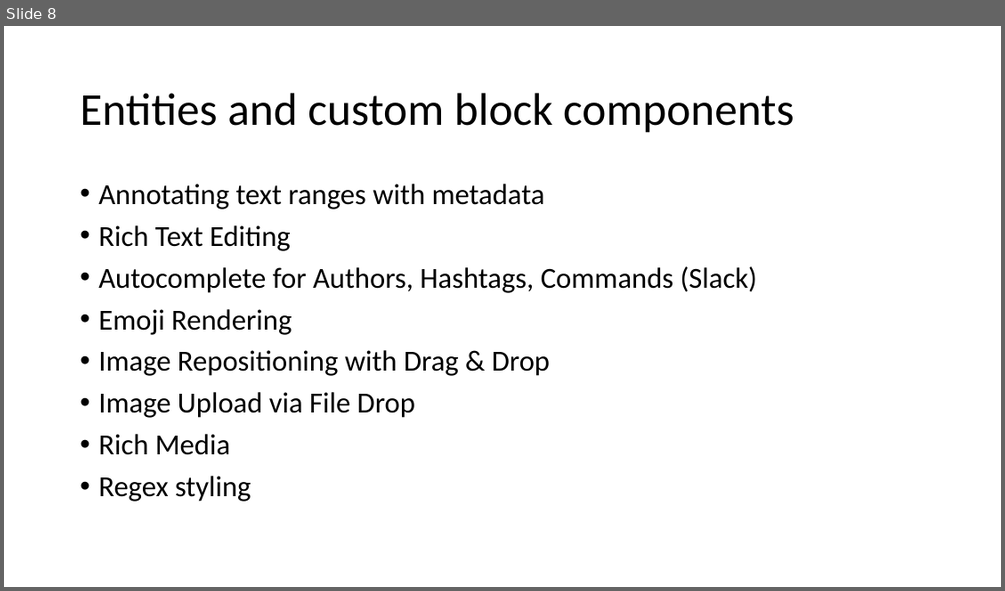
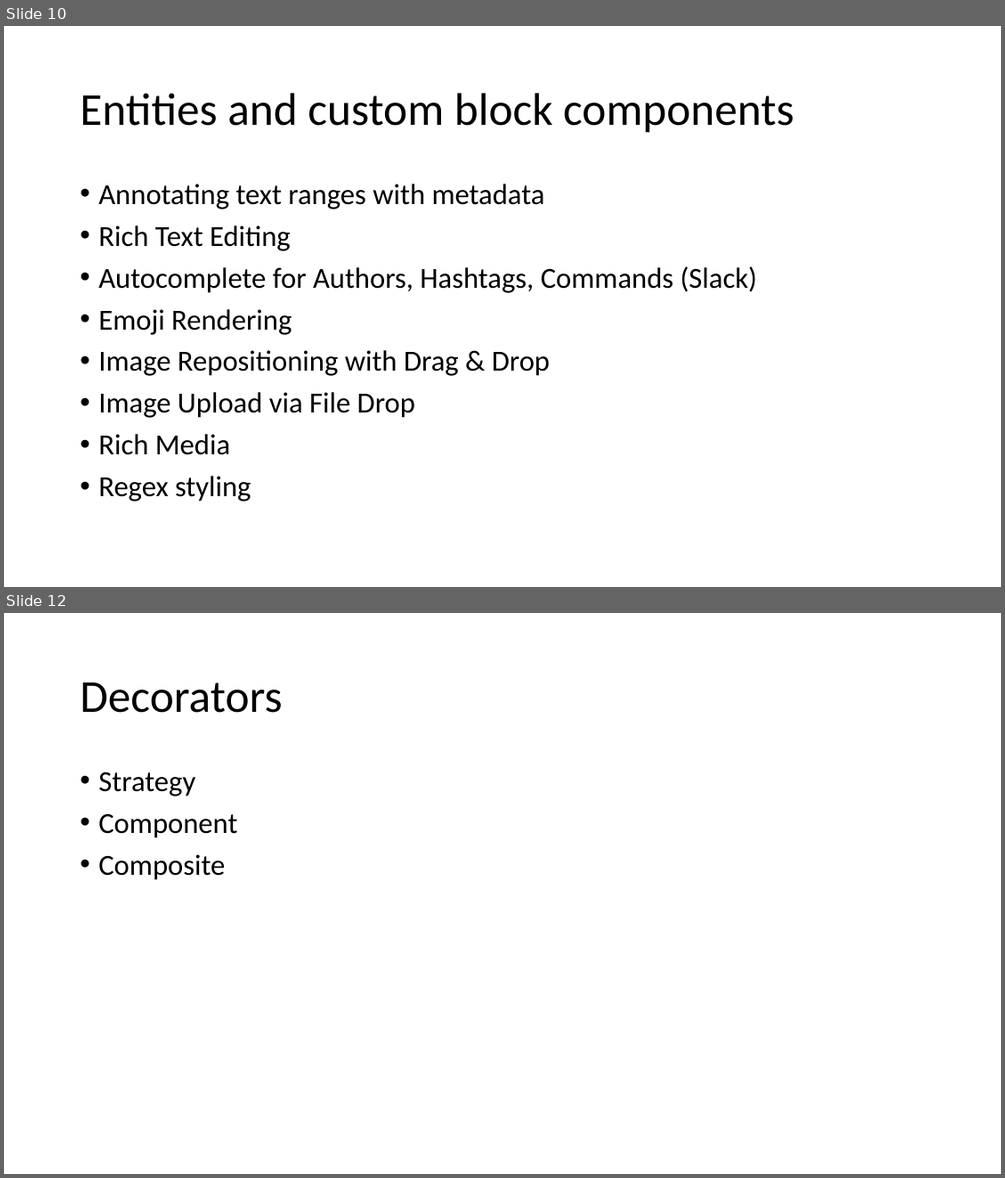
Before and after one commit to Daniel--cai/draft-js-retro, a slide deck: slide.pptx. Shown one above the other, each under a label of ours: slide 8 before the commit, slides 10 and 12 after it; the slides between them are not shown. The pictures are 1005x591 and 1005x1178 pixels, drawn with LibreOffice and Linux fonts; fonts in the diff are those of the drawing. Boxes give left, top, right and bottom in pixels: in the first picture for what was removed or moved away, otherwise in the second. Text is boxed around its words. In the diff, an @@ line names an element or a change of style, - is before the commit and + after.

```diff
--- a/slide.pptx
+++ b/slide.pptx
@@ slide 12 added at <box>4,613,1001,1174</box>, background #FFFFFF @@
@@ title added at <box>80,682,282,713</box>, 44 pt, text #000000 @@
+Decorators
@@ text added at <box>98,771,237,880</box>, 28 pt, text #000000 @@
+• Strategy
+• Component
+• Composite
@@ what was slide 8 is now slide 10 @@
```
Also in this commit, not shown: 9 slides changed, 4 other slides added, 1 slide removed, 12 other files.
